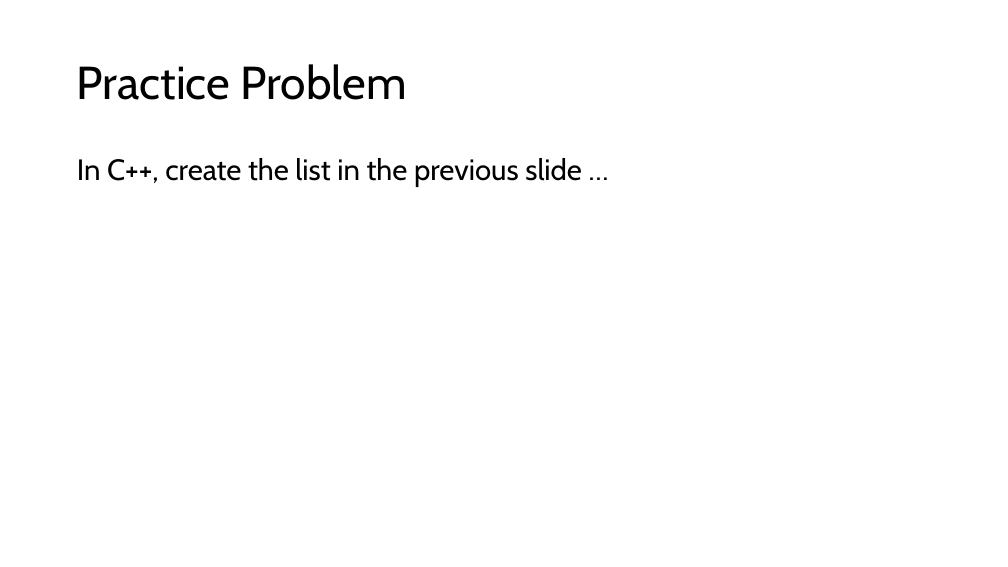
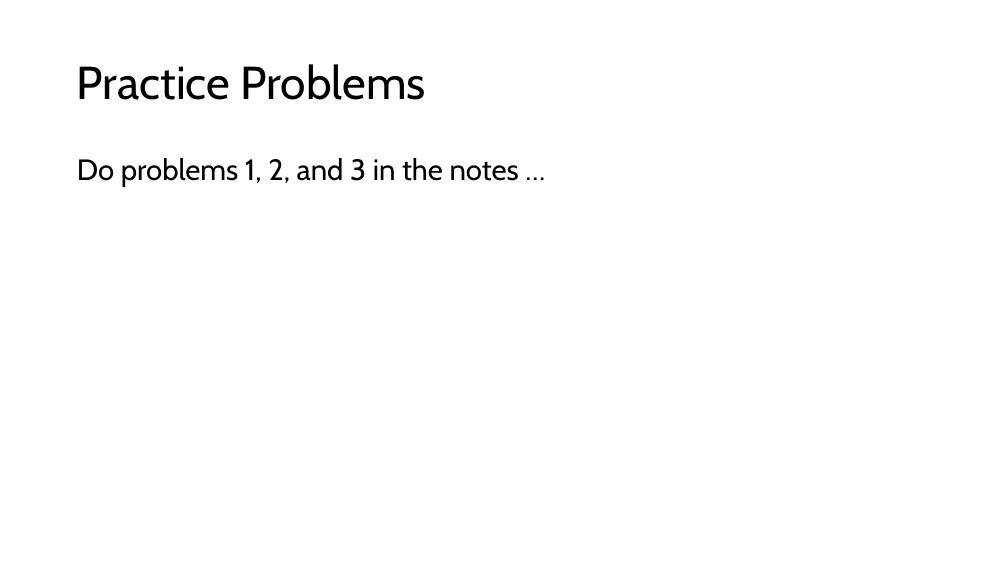
Before and after one commit to tjd1234/cmpt225Summer2026, a slide deck: slide 6 of lectures/lecture2/lecture2.pptx. Drawn at 1008x567 pixels with LibreOffice and Linux fonts; fonts in the diff are those of the drawing. Boxes give left, top, right and bottom in pixels: in the first picture for what was removed or moved away, otherwise in the second. Text is boxed around its words. In the diff, an @@ line names an element or a change of style, - is before the commit and + after.

```diff
--- a/lectures/lecture2/lecture2.pptx
+++ b/lectures/lecture2/lecture2.pptx
@@ title at (77, 64, 426, 100): text changed @@
-Practice Problem
+Practice Problems
@@ text at (77, 158, 519, 187): text changed @@
-In C++, create the list in the previous slide …
+Do problems 1, 2, and 3 in the notes …
```
Also in this commit, not shown: 3 other slides changed, 16 other files.
